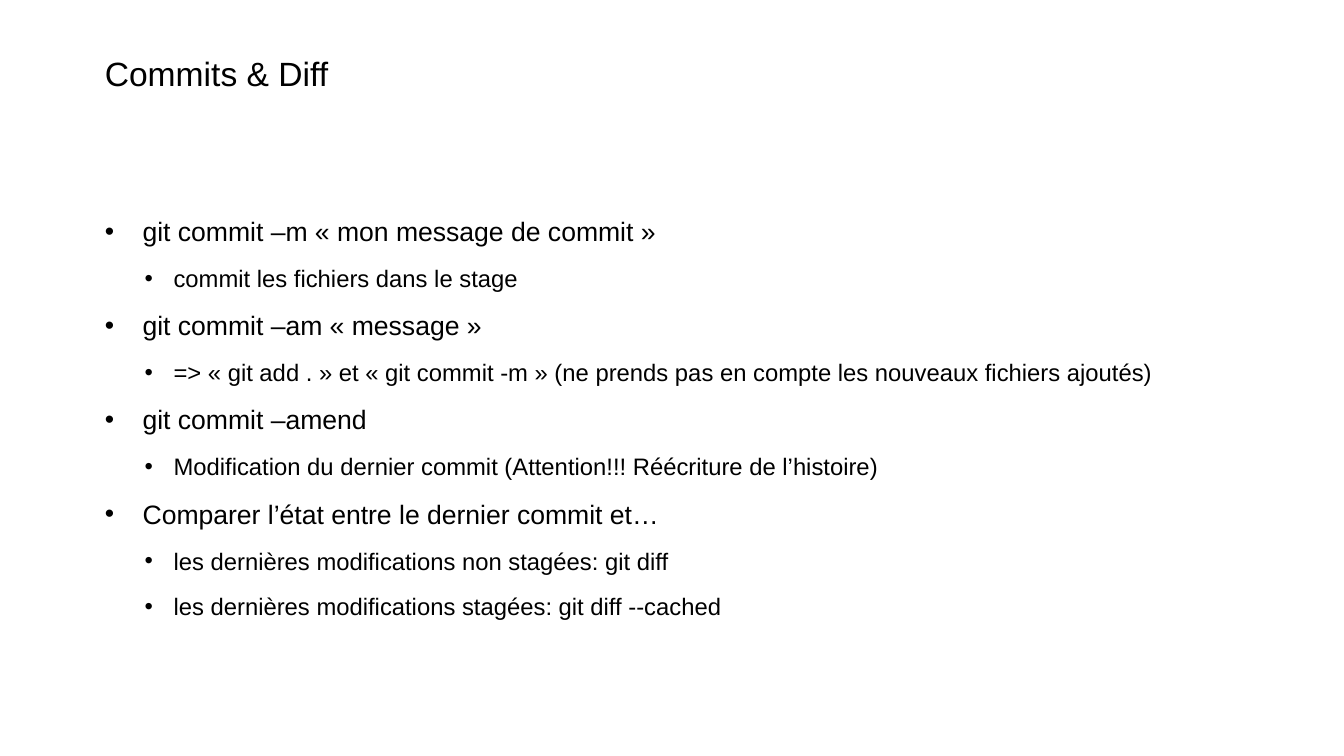
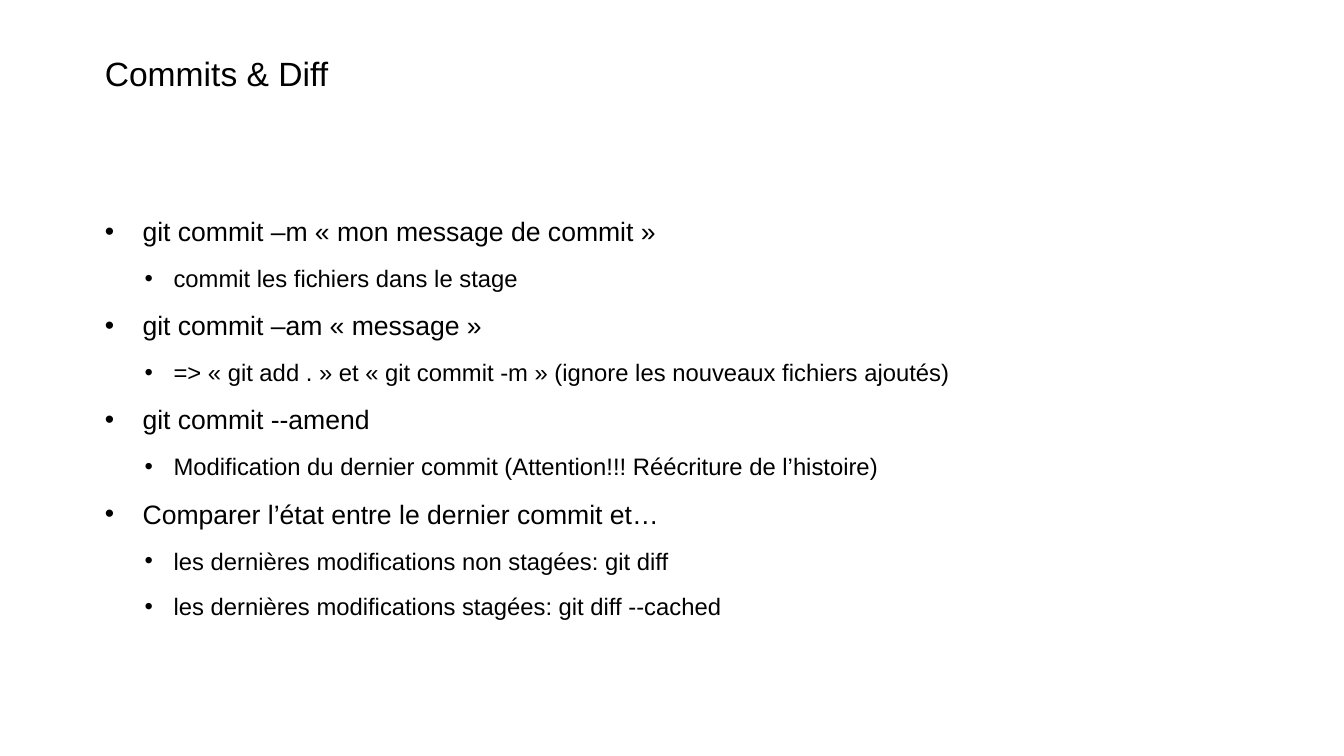
Before and after one commit to Xaviou1003/formation-git, a slide deck: slide 23 of Formation Git - basique.pptx. Drawn at 1344x756 pixels with LibreOffice and Linux fonts; fonts in the diff are those of the drawing; background and template pictures are left out. Boxes give left, top, right and bottom in pixels: in the first picture for what was removed or moved away, otherwise in the second. Text is boxed around its words. In the diff, an @@ line names an element or a change of style, - is before the commit and + after.

```diff
--- a/Formation Git - basique.pptx
+++ b/Formation Git - basique.pptx
@@ text at <box>143,363,949,435</box>: text changed @@
-  • => « git add . » et « git commit -m » (ne prends pas en compte les nouveaux fichiers ajoutés)
-• git commit –amend
+  • => « git add . » et « git commit -m » (ignore les nouveaux fichiers ajoutés)
+• git commit --amend
```
Also in this commit, not shown: 6 other slides changed.
